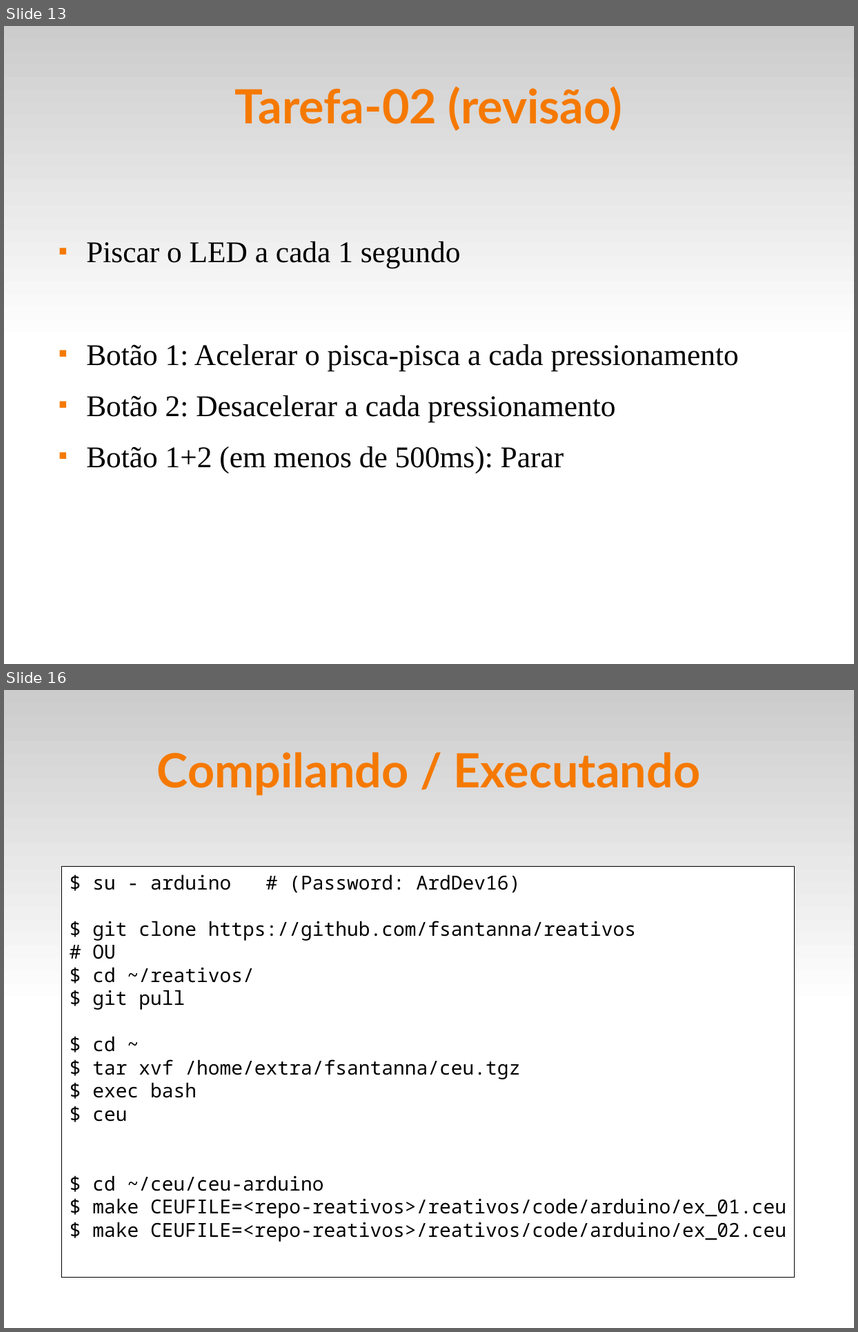
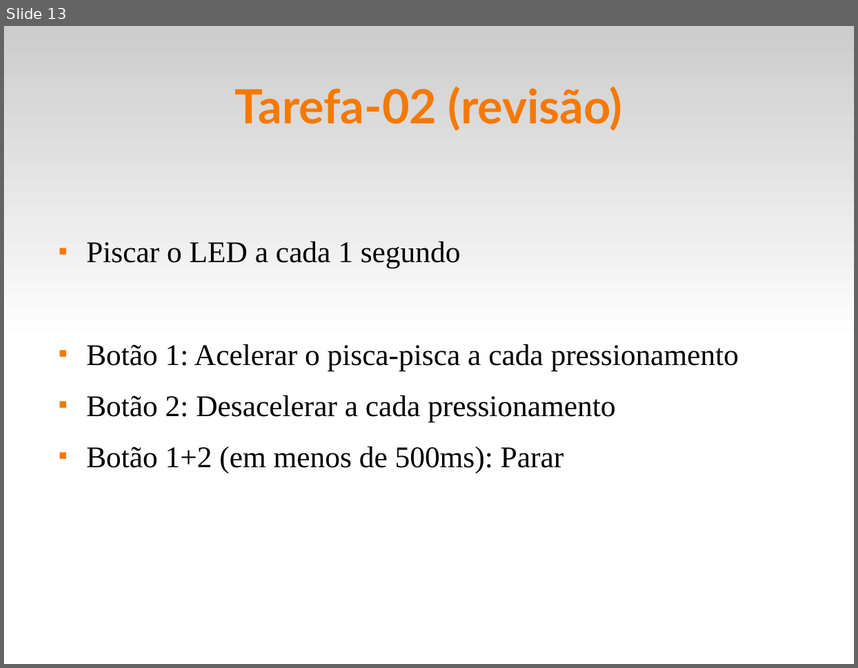
Before and after one commit to fsantanna-uerj/reativos, a slide deck: slides/05_ceu.odp. Shown one above the other, each under a label of ours: slides 13 and 16 before the commit, slide 13 after it; the slides between them are not shown. The pictures are 858x1332 and 858x668 pixels, drawn with LibreOffice and Linux fonts; fonts in the diff are those of the drawing. Boxes give left, top, right and bottom in pixels: in the first picture for what was removed or moved away, otherwise in the second. Text is boxed around its words. In the diff, an @@ line names an element or a change of style, - is before the commit and + after.

```diff
--- a/slides/05_ceu.odp
+++ b/slides/05_ceu.odp
@@ slide 16 removed at bbox=[4, 690, 854, 1328], background #FFFFFF; not listed: 1 template element that a slide beside it also shows @@
@@ title removed at bbox=[157, 752, 701, 796] @@
-Compilando / Executando
@@ rectangle removed at bbox=[62, 867, 795, 1277] @@
-$ su - arduino # (Password: ArdDev16)
-$ git clone https://github.com/fsantanna/reativos
-# OU
-$ cd ~/reativos/
-$ git pull
-$ cd ~
-$ tar xvf /home/extra/fsantanna/ceu.tgz
-$ exec bash
-$ ceu
-$ cd ~/ceu/ceu-arduino
-$ make CEUFILE=<repo-reativos>/reativos/code/arduino/ex_01.ceu
-$ make CEUFILE=<repo-reativos>/reativos/code/arduino/ex_02.ceu
```
Also in this commit, not shown: 6 slides changed, 3 slides added, 9 other files.
